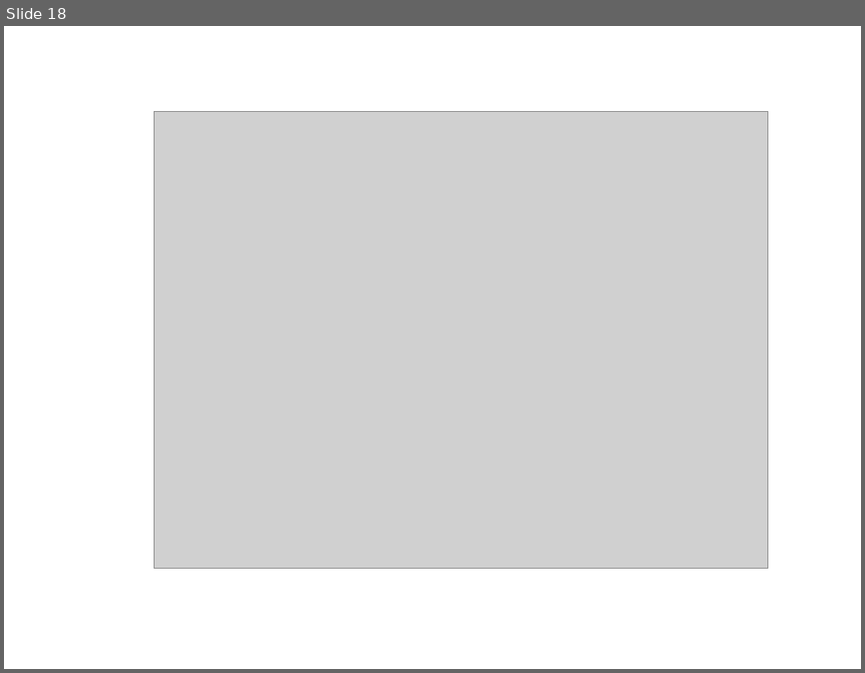
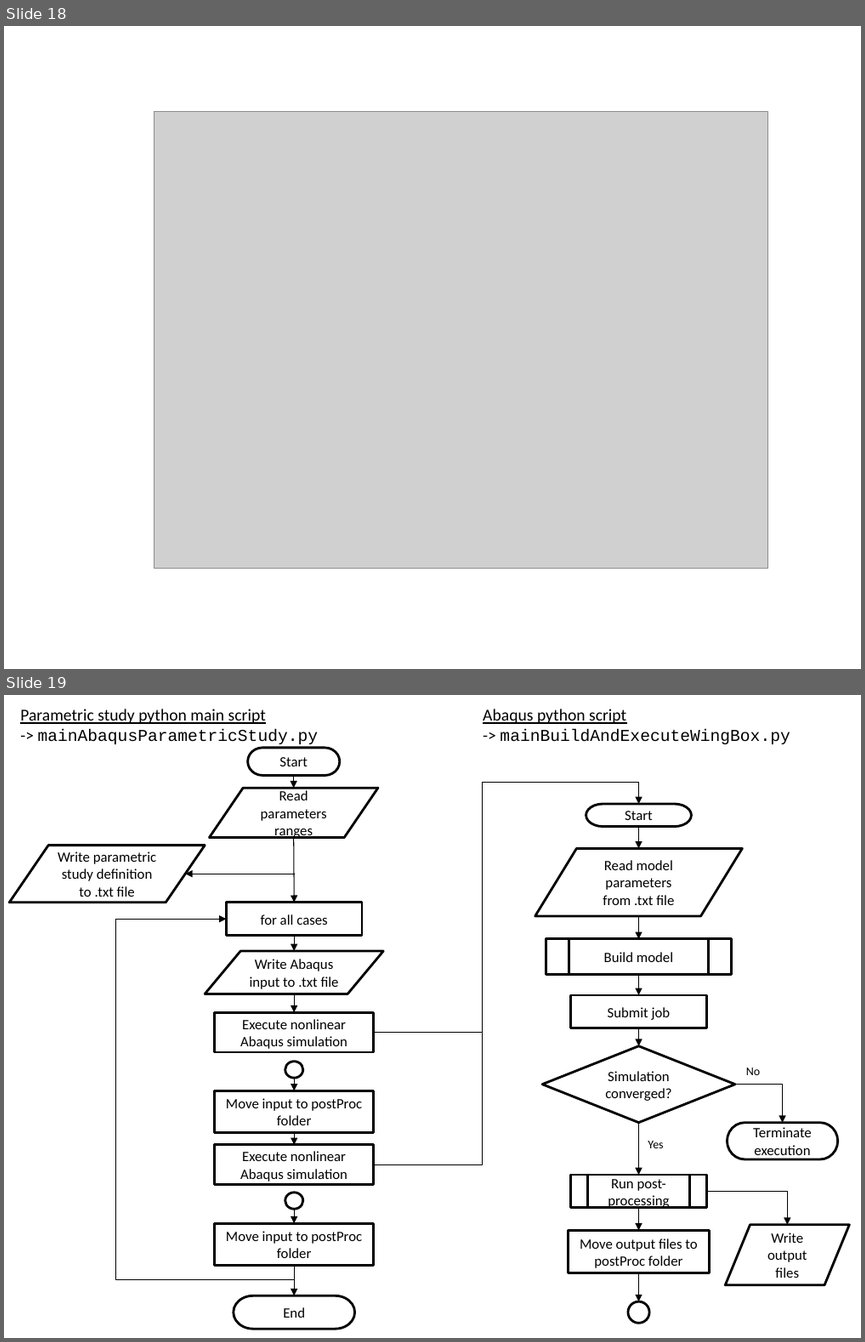
Before and after one commit to AlejandroValverde/latex, a slide deck: figures/figures.pptx. Shown one above the other, each under a label of ours: slide 18 before the commit, slides 18 and 19 after it. The pictures are 865x673 and 865x1342 pixels, drawn with LibreOffice and Linux fonts; fonts in the diff are those of the drawing; grey boxes stand for pictures. Boxes give left, top, right and bottom in pixels: in the first picture for what was removed or moved away, otherwise in the second. Text is boxed around its words. In the diff, an @@ line names an element or a change of style, - is before the commit and + after.

```diff
--- a/figures/figures.pptx
+++ b/figures/figures.pptx
@@ slide 19 added at (4, 695, 861, 1338), background #FFFFFF @@
@@ text added at (20, 709, 318, 744), 14 pt, text #000000, underline @@
+Parametric study python main script
+-> mainAbaqusParametricStudy.py
@@ text added at (483, 709, 789, 744), 14 pt, text #000000 @@
+Abaqus python script
+-> mainBuildAndExecuteWingBox.py
@@ pill shape added at (247, 747, 339, 775), fill #FFFFFF, outline #000000 2 pt, 12 pt, text #000000 @@
+Start
@@ flow chart input output added at (210, 788, 378, 837), fill #FFFFFF, outline #000000 2 pt, 12 pt, text #000000 @@
+Read parameters ranges
@@ arrow added from (294, 776) to (294, 788), #000000 0.75 pt @@
@@ pill shape added at (585, 804, 691, 826), fill #FFFFFF, outline #000000 2 pt, 12 pt, text #000000 @@
+Start
@@ flow chart input output added at (9, 845, 205, 902), fill #FFFFFF, outline #000000 2 pt, 12 pt, text #000000 @@
+Write parametric study definition to .txt file
@@ flow chart input output added at (535, 848, 743, 916), fill #FFFFFF, outline #000000 2 pt, 12 pt, text #000000 @@
+Read model parameters from .txt file
@@ rectangle added at (226, 902, 361, 936), fill #FFFFFF, outline #000000 2 pt, 12 pt, text #000000 @@
+for all cases
@@ flow chart predefined process added at (545, 939, 732, 975), fill #FFFFFF, outline #000000 2 pt, 12 pt, text #000000 @@
+Build model
@@ flow chart input output added at (205, 951, 383, 994), fill #FFFFFF, outline #000000 2 pt, 12 pt, text #000000 @@
+Write Abaqus input to .txt file
@@ rectangle added at (570, 995, 706, 1028), fill #FFFFFF, outline #000000 2 pt, 12 pt, text #000000 @@
+Submit job
@@ rectangle added at (215, 1012, 373, 1051), fill #FFFFFF, outline #000000 2 pt, 12 pt, text #000000 @@
+Execute nonlinear Abaqus simulation
@@ diamond added at (542, 1046, 735, 1123), fill #FFFFFF, outline #000000 2 pt, 12 pt, text #000000 @@
+Simulation converged?
@@ ellipse added at (285, 1061, 303, 1077), fill #FFFFFF, outline #000000 2 pt @@
@@ text added at (746, 1067, 760, 1075), 10 pt, text #000000 @@
+No
@@ rectangle added at (215, 1091, 373, 1133), fill #FFFFFF, outline #000000 2 pt, 12 pt, text #000000 @@
+Move input to postProc folder
@@ pill shape added at (727, 1123, 838, 1159), fill #FFFFFF, outline #000000 2 pt, 12 pt, text #000000 @@
+Terminate execution
@@ rectangle added at (215, 1145, 373, 1185), fill #FFFFFF, outline #000000 2 pt, 12 pt, text #000000 @@
+Execute nonlinear Abaqus simulation
@@ text added at (647, 1140, 663, 1148), 10 pt, text #000000 @@
+Yes
@@ flow chart predefined process added at (570, 1174, 706, 1208), fill #FFFFFF, outline #000000 2 pt, 12 pt, text #000000 @@
+Run post-processing
@@ ellipse added at (285, 1192, 303, 1208), fill #FFFFFF, outline #000000 2 pt @@
@@ rectangle added at (215, 1223, 373, 1265), fill #FFFFFF, outline #000000 2 pt, 12 pt, text #000000 @@
+Move input to postProc folder
@@ rectangle added at (568, 1230, 710, 1272), fill #FFFFFF, outline #000000 2 pt, 12 pt, text #000000 @@
+Move output files to postProc folder
@@ group added at (115, 783, 787, 1301): 14 arrows, 4 elbow arrows, 1 elbow line @@
@@ flow chart input output added at (726, 1225, 850, 1285), fill #FFFFFF, outline #000000 2 pt, 12 pt, text #000000 @@
+Write output files
@@ arrow added from (295, 1265) to (295, 1296), #000000 0.75 pt @@
@@ pill shape added at (234, 1296, 355, 1329), fill #FFFFFF, outline #000000 2 pt, 12 pt, text #000000 @@
+End
@@ ellipse added at (628, 1301, 649, 1322), fill #FFFFFF, outline #000000 2 pt @@
```
Also in this commit, not shown: 4 slides changed, 7 other files.
